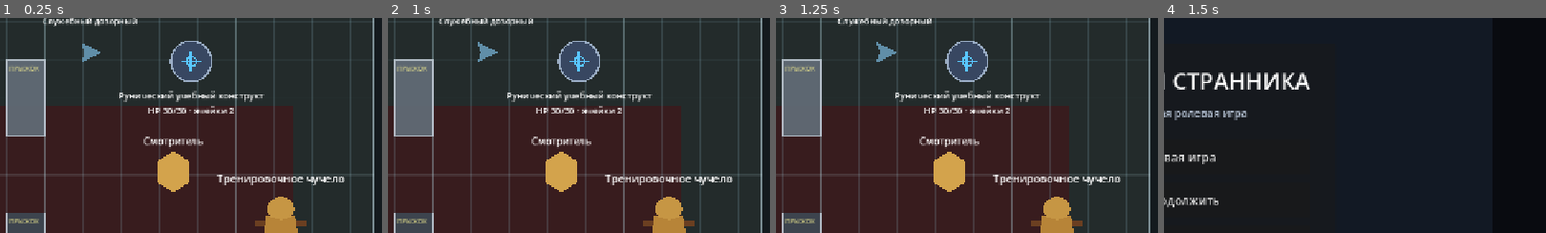
Above: before the commit, frames 1-4 (left to right).
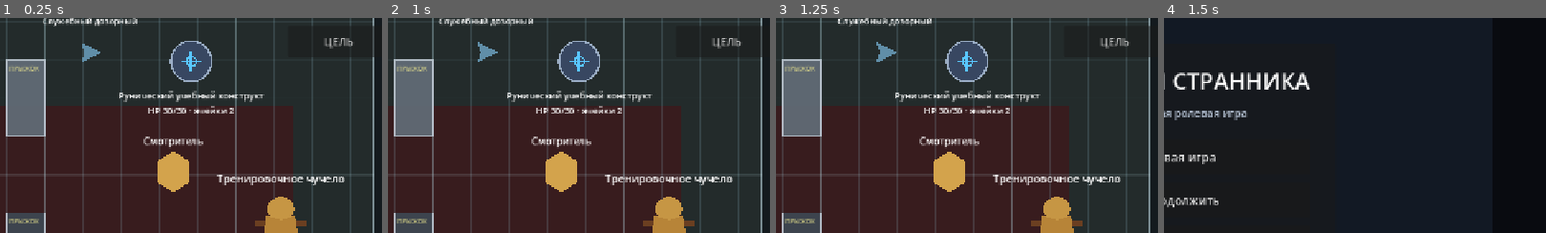
Above: after the commit, the same moments.

Repository: eretenkodaniil16-rgb/rpg-project
Game: Godot game, scene res://scenes/game/game.tscn
The game is run twice, just before and just after one commit, with the same random seed, the same clock (stepped at 60 frames per second) and the same inputs. This scene is started directly instead of the project's main scene.
Inputs:
- Up to frame 1 (0.25 s): no input
- Up to frame 2 (1 s): click "ВЗАИМ." at 0.5 s
- Up to frame 3 (1.25 s): no input
- Up to frame 4 (1.5 s): click "МЕНЮ" at 1.25 s
The pictures show only the part of the screen within x 48-98%, y 14-64%; the shares and areas given below are measured in that part.

The runs differ from the first frame. In frame 1, 0.3% of the frame differs, in the area x 84-98%, y 3-19%; in frame 2, 0.3%; in frame 3, 0.3%; in frame 4, nothing differs.

Commit message:
fix: закрепить выбор цели в правом верхнем углу

Diff:
--- a/scripts/game/game_feature_ui.gd
+++ b/scripts/game/game_feature_ui.gd
@@ -85,6 +85,7 @@
 
 func _separate_mobile_combat_buttons() -> void:
 	if _target_button != null:
+		_target_button.set_anchors_preset(Control.PRESET_TOP_RIGHT)
 		_target_button.offset_left = -188.0
 		_target_button.offset_top = 116.0
 		_target_button.offset_right = -18.0
